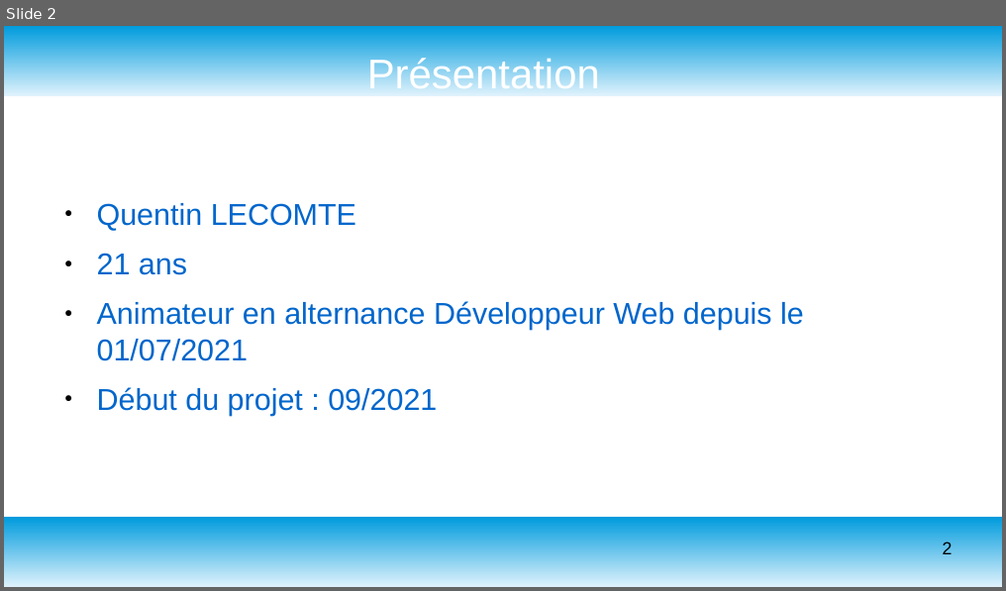
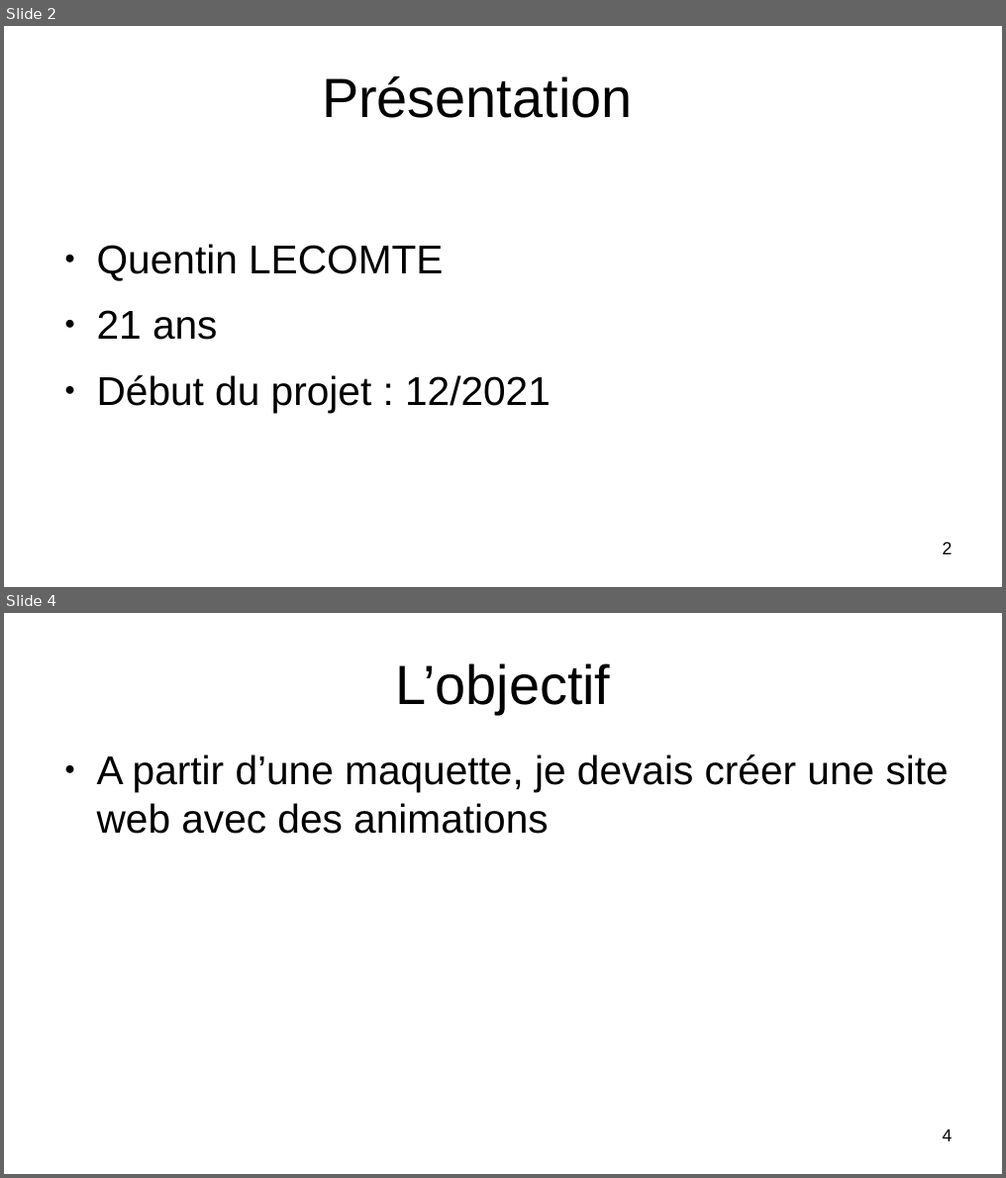
Before and after one commit to Quentin1232/quentinlecomte_3_07022022, a slide deck: Soutenance projet 3.odp. Shown one above the other, each under a label of ours: slide 2 before the commit, slides 2 and 4 after it; the slides between them are not shown. The pictures are 1006x591 and 1006x1178 pixels, drawn with LibreOffice and Linux fonts; fonts in the diff are those of the drawing. Boxes give left, top, right and bottom in pixels: in the first picture for what was removed or moved away, otherwise in the second. Text is boxed around its words. In the diff, an @@ line names an element or a change of style, - is before the commit and + after.

```diff
--- a/Soutenance projet 3.odp
+++ b/Soutenance projet 3.odp
@@ slide 4 added at bbox=[4, 613, 1002, 1174], background #FFFFFF @@
@@ title added at bbox=[395, 663, 610, 714], 44 pt, text #000000 @@
+L’objectif
@@ text added at bbox=[97, 755, 948, 834], 32 pt, text #000000 @@
+● A partir d’une maquette, je devais créer une site web avec des animations
@@ page number added at bbox=[943, 1129, 952, 1142], 14 pt, text #000000 @@
+4
@@ slide 2 changed as well @@
@@ rectangle removed at bbox=[4, 26, 1002, 95] @@
@@ title "Présentation" at bbox=[322, 76, 632, 118]: size 33 to 44 pt, text colour #FFFFFF to #000000 @@
@@ text "Quentin LECOMTE": place and size @@
-text "Quentin LECOMTE" at bbox=[97, 203, 804, 416]
+text "Quentin LECOMTE" at bbox=[97, 244, 550, 413]
@@ text at bbox=[97, 244, 443, 340]: size 24 to 32 pt, text colour #0066CC to #000000 in "Quentin LECOMTE", "21 ans"; more space between paragraphs @@
@@ text at bbox=[97, 375, 550, 413]: text changed; size 24 to 32 pt; text colour #0066CC to #000000 @@
-● Animateur en alternance Développeur Web depuis le 01/07/2021
-● Début du projet : 09/2021
+● Début du projet : 12/2021
@@ rectangle removed at bbox=[4, 518, 1002, 587] @@
```
Also in this commit, not shown: 4 other slides changed, 6 other slides added, 6 slides removed, 22 other files.
